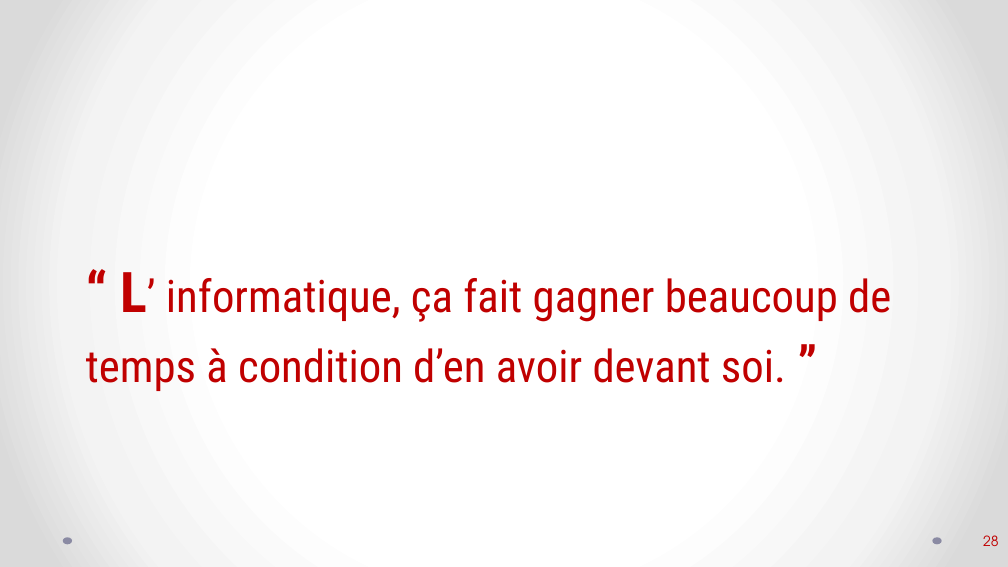
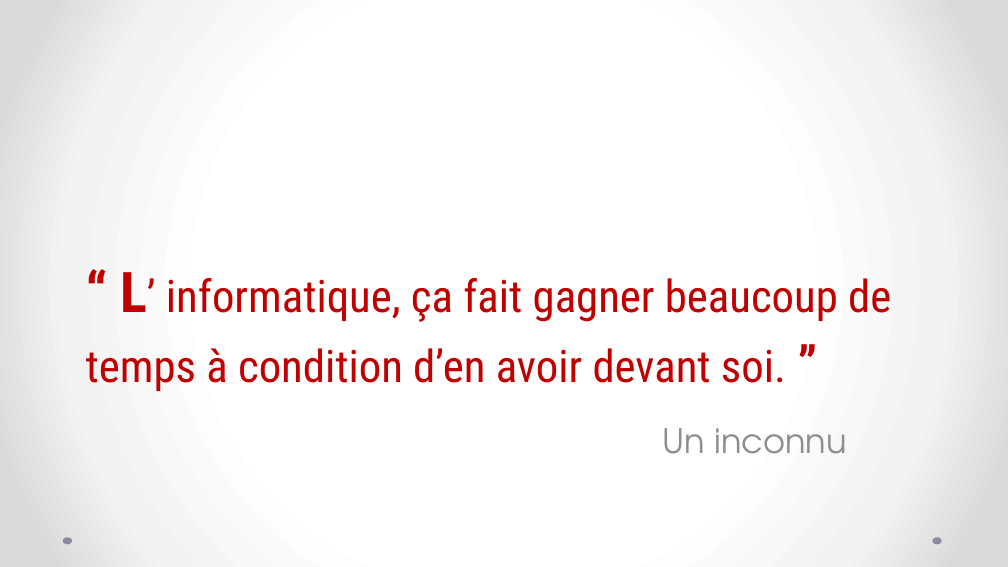
Before and after one commit to Mekiis/LP, a slide deck: slide 34 of BreakFirst - Rapport.pptx (slide 28 before the commit). Drawn at 1008x567 pixels with LibreOffice and Linux fonts; fonts in the diff are those of the drawing. Boxes give left, top, right and bottom in pixels: in the first picture for what was removed or moved away, otherwise in the second. Text is boxed around its words. In the diff, an @@ line names an element or a change of style, - is before the commit and + after.

```diff
--- a/BreakFirst - Rapport.pptx
+++ b/BreakFirst - Rapport.pptx
@@ subtitle added at (662, 428, 846, 454), 24 pt, text #8E8E90 @@
+Un inconnu
@@ page number removed at (983, 535, 998, 546) @@
-28
```
Also in this commit, not shown: 20 other slides changed, 13 slides added, 7 slides removed.
